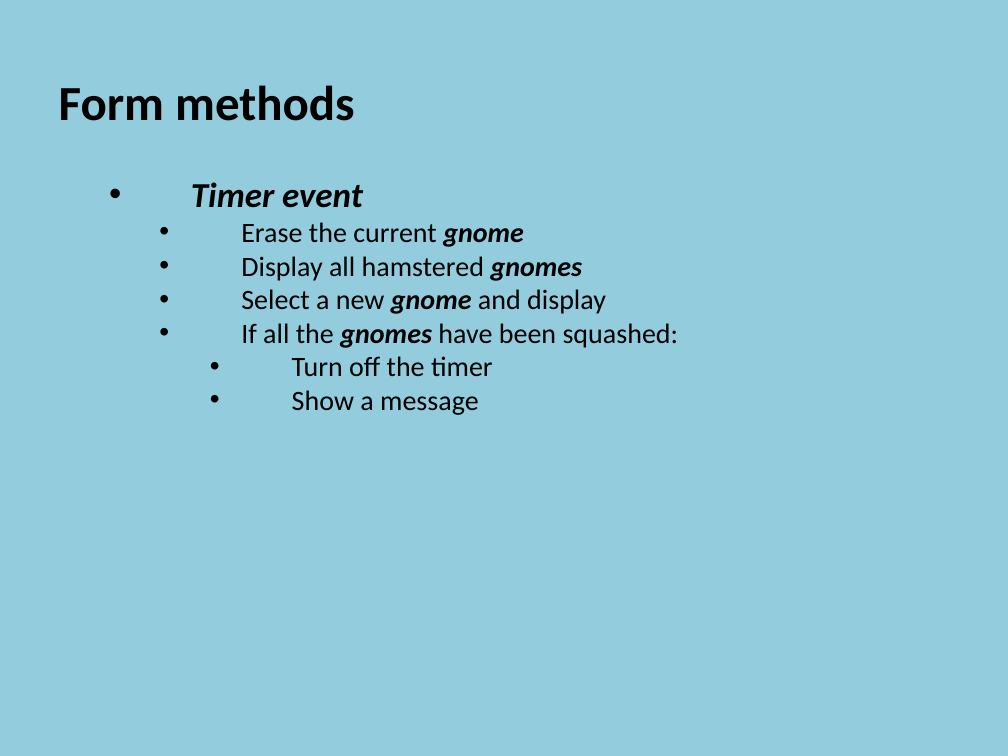
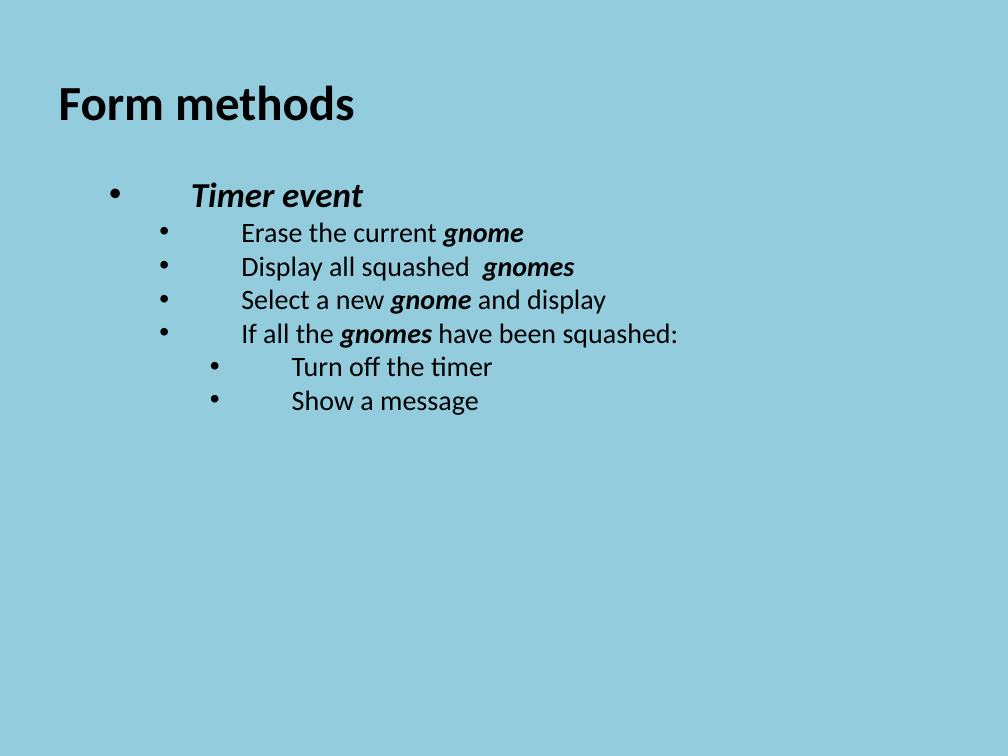
Before and after one commit to szetko/course-materials, a slide deck: slide 23 of Programming 4/02.2 Event Loops/02.2 Event Loops.pptx. Drawn at 1008x756 pixels with LibreOffice and Linux fonts; fonts in the diff are those of the drawing. Boxes give left, top, right and bottom in pixels: in the first picture for what was removed or moved away, otherwise in the second. Text is boxed around its words. In the diff, an @@ line names an element or a change of style, - is before the commit and + after.

```diff
--- a/Programming 4/02.2 Event Loops/02.2 Event Loops.pptx
+++ b/Programming 4/02.2 Event Loops/02.2 Event Loops.pptx
@@ text at (241, 256, 575, 281): text changed @@
-      • Display all hamstered gnomes
+      • Display all squashed gnomes
```
Also in this commit, not shown: 2 other slides changed, 5 other files.
